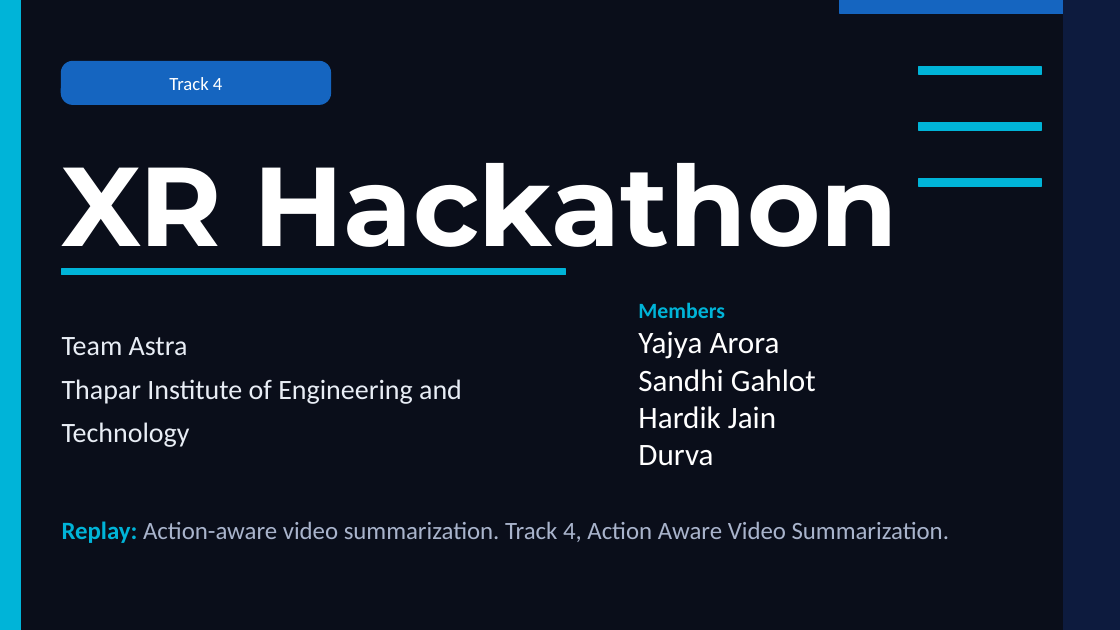
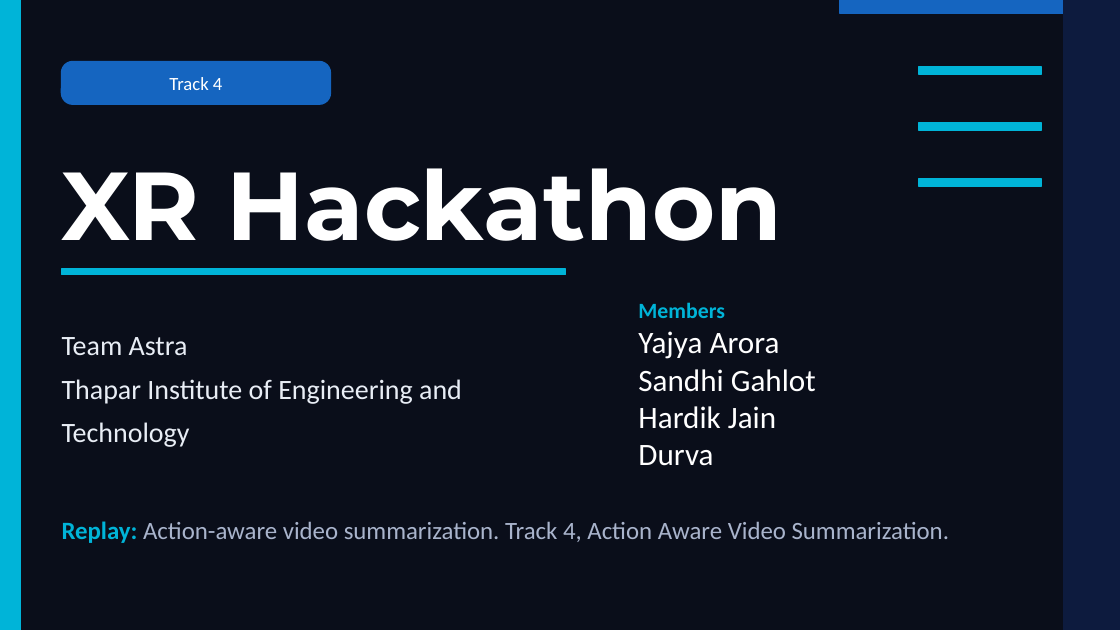
Before and after one commit to yajya18/astra-replay, a slide deck: slide 1 of docs/presentation/Astra_Replay_Submission.pptx. Drawn at 1120x630 pixels with LibreOffice and Linux fonts; fonts in the diff are those of the drawing. Boxes give left, top, right and bottom in pixels: in the first picture for what was removed or moved away, otherwise in the second. Text is boxed around its words. In the diff, an @@ line names an element or a change of style, - is before the commit and + after.

```diff
--- a/docs/presentation/Astra_Replay_Submission.pptx
+++ b/docs/presentation/Astra_Replay_Submission.pptx
@@ text "XR Hackathon" at box(62, 168, 782, 241): size 72 to 62 pt @@
```
Also in this commit, not shown: 1 other slide changed, 3 other files.
